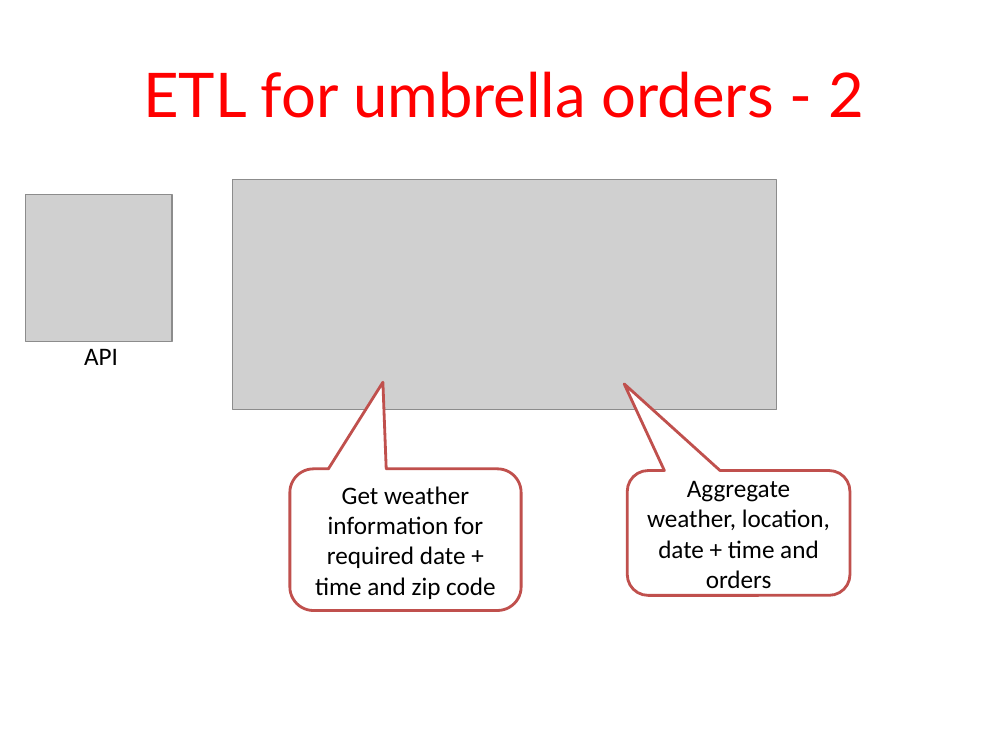
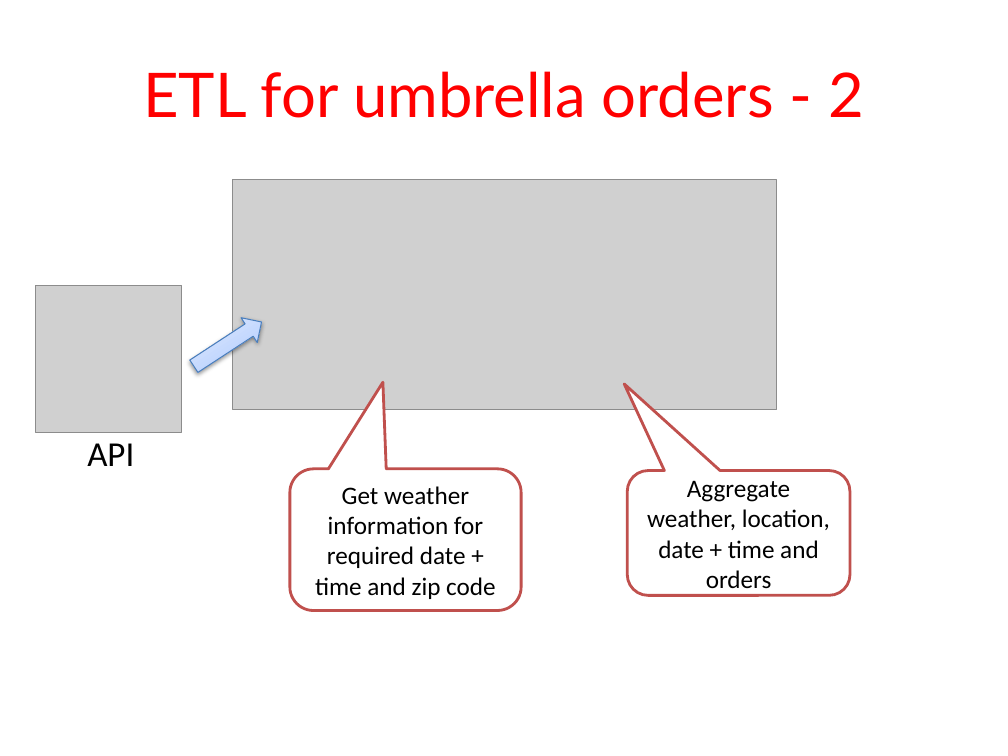
Before and after one commit to devEffort/HBTechTalk, a slide deck: slide 13 of HBTechTalk.pptx. Drawn at 1008x756 pixels with LibreOffice and Linux fonts; fonts in the diff are those of the drawing; grey boxes stand for pictures; background and template pictures are left out. Boxes give left, top, right and bottom in pixels: in the first picture for what was removed or moved away, otherwise in the second. Text is boxed around its words. In the diff, an @@ line names an element or a change of style, - is before the commit and + after.

Commit message:
new questions and API arrow

```diff
--- a/HBTechTalk.pptx
+++ b/HBTechTalk.pptx
@@ picture: place and size @@
-picture at (25,195,172,342)
+picture at (35,285,182,432)
@@ right arrow added at (186,310,270,379), fill gradient #A4C4FF to #BFD4FF to #E6EEFF, outline #4B7EBC 0.75 pt @@
@@ text "API": place and size @@
-text "API" at (84,348,118,365)
+text "API" at (87,443,134,466)
@@ text "API" at (87,443,134,466): size 18 to 25 pt @@
```
Also in this commit, not shown: 2 other slides changed.
